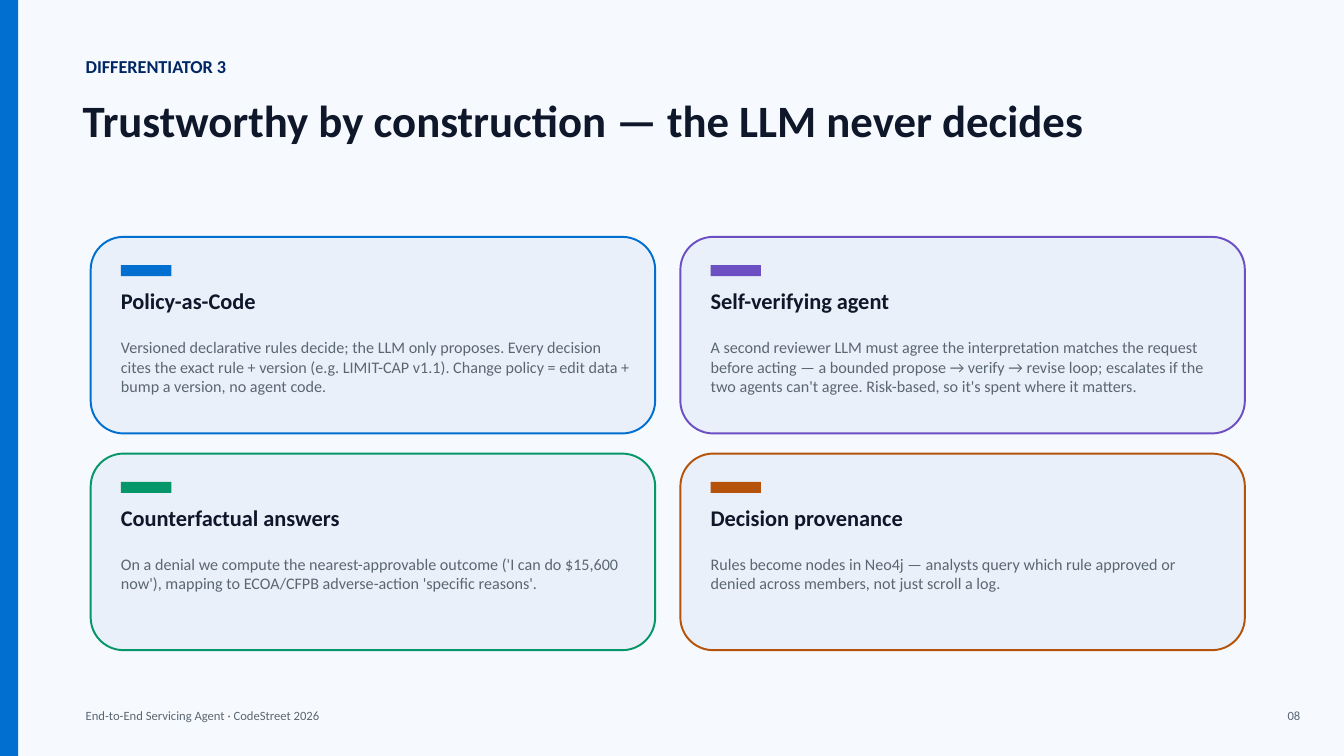
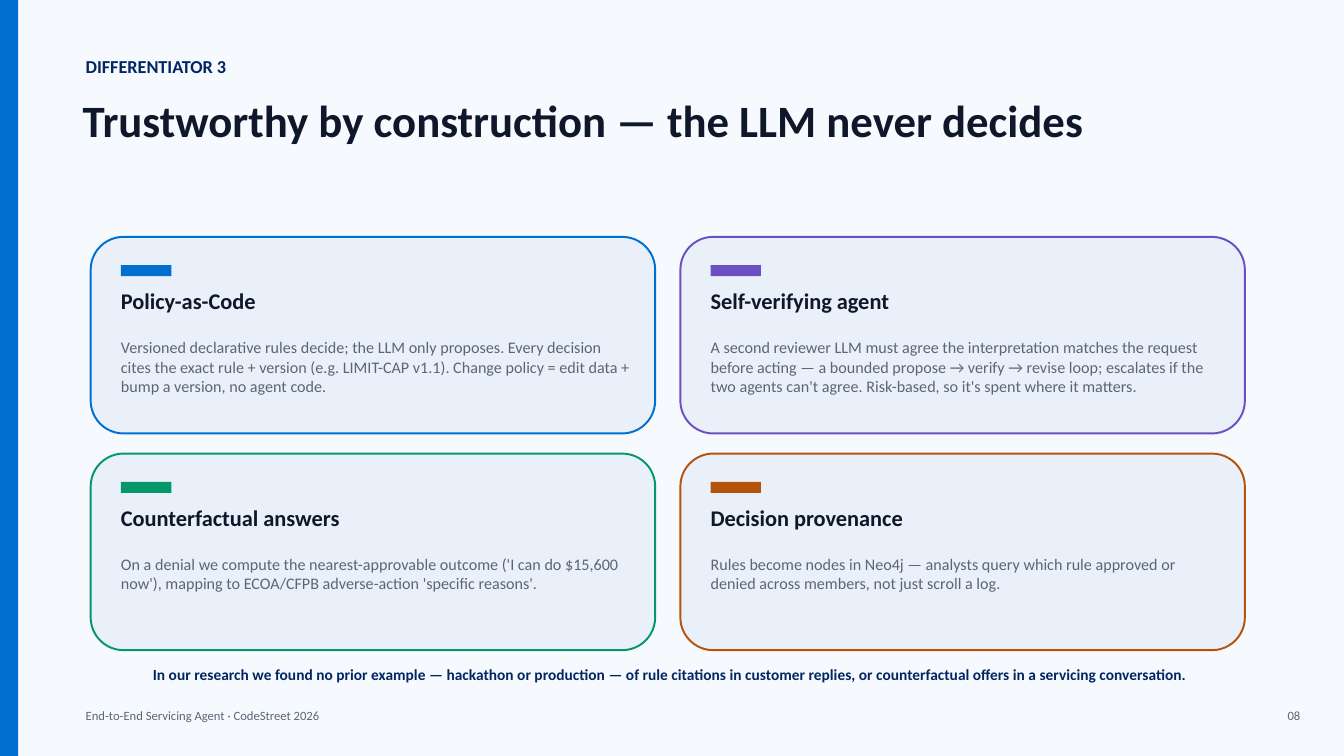
Before and after one commit to VaibhavDangaich/Codestreet_2026, a slide deck: slide 8 of deck/CodeStreet2026_Servicing_Agent.pptx. Drawn at 1344x756 pixels with LibreOffice and Linux fonts; fonts in the diff are those of the drawing. Boxes give left, top, right and bottom in pixels: in the first picture for what was removed or moved away, otherwise in the second. Text is boxed around its words. In the diff, an @@ line names an element or a change of style, - is before the commit and + after.

```diff
--- a/deck/CodeStreet2026_Servicing_Agent.pptx
+++ b/deck/CodeStreet2026_Servicing_Agent.pptx
@@ text added at (153,669,1185,683), 11 pt, text #002663, bold @@
+In our research we found no prior example — hackathon or production — of rule citations in customer replies, or counterfactual offers in a servicing conversation.
```
Also in this commit, not shown: 1 other slide changed, 5 other files.
